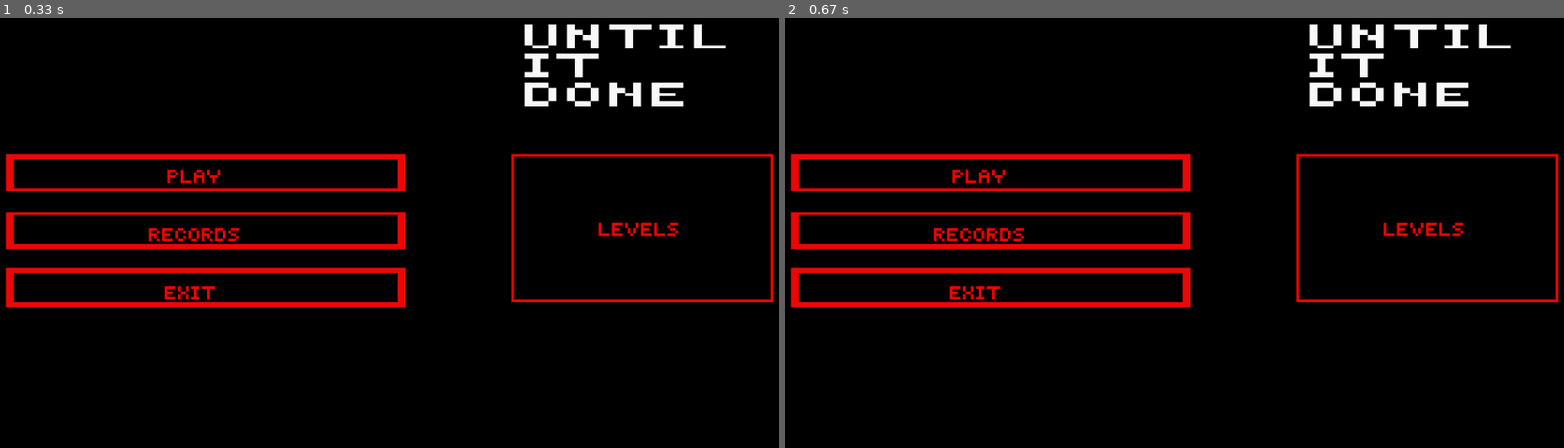
Above: before the commit, frames 1-2 (left to right).
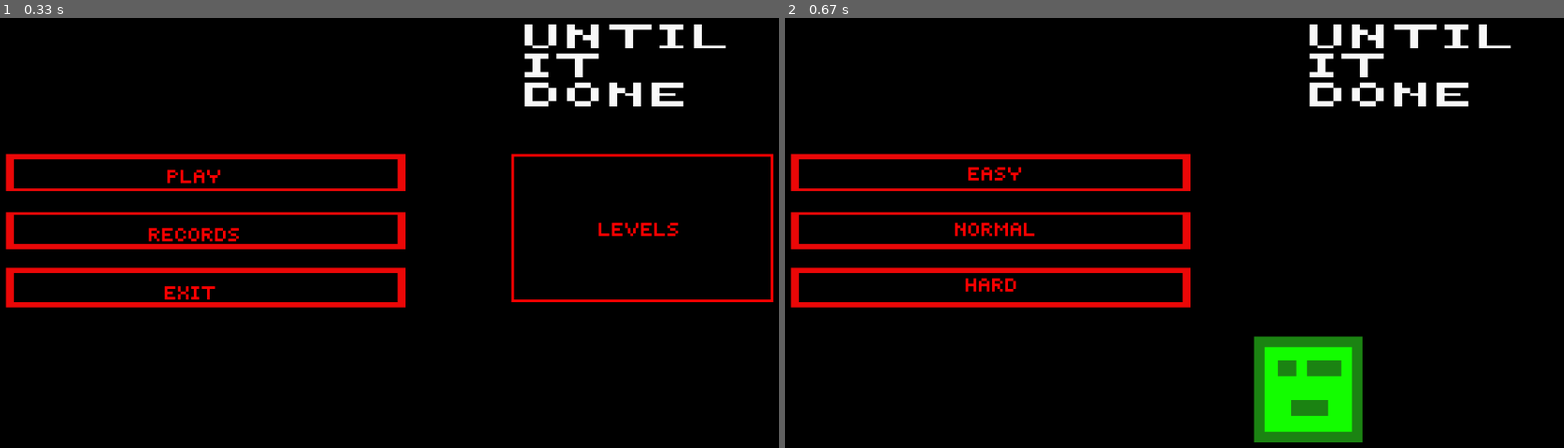
Above: after the commit, the same moments.

Repository: Fr-noname/Pygame_project_Frolov_Kolesnikov
Game: pygame game, started from main.py
Two runs of this game, one before a commit and one after it. Both use one fixed random seed, a clock stepped at 60 frames per second and the inputs below.
Inputs (mouse positions are in pixels of both pictures, inside the frame that each line leads up to):
- Up to frame 1 (0.33 s): no input
- Up to frame 2 (0.67 s): click (1158, 224) at 0.38 s

Frame 1 is identical in both runs. In frame 2, 5.1% of the frame differs, in the area x 19-100%, y 31-99%.

Commit message:
Егор, переименнуй центральную кнопку из results в settings

Diff:
--- a/data/functions.py
+++ b/data/functions.py
@@ -16,3 +16,7 @@
             colorkey = image.get_at((0, 0))
         image.set_colorkey(colorkey)
     return image
+
+
+global DifficultyNomer
+DifficultyNomer = 1
--- a/data/game.py
+++ b/data/game.py
@@ -1,6 +1,38 @@
+import pygame
+from data import functions
+from data import lobby
+
+
 def start(setings=[0]):
     print(0)
 
 
 def setings():
-    print(1)
+        pygame.init()
+        image = functions.load_image('difficulty.png')
+        size = w, h = (1920, 1080)
+        screen = pygame.display.set_mode(size)
+        clock = pygame.time.Clock()
+        running = True
+        screen.blit(image, (1, 1))
+
+        while running:
+            for event in pygame.event.get():
+                if event.type == pygame.QUIT:
+                    running = False
+                if event.type == pygame.MOUSEBUTTONDOWN:
+                    pos = event.pos
+                    if 50 <= int(pos[0]) <= 1025:
+                        if 400 <= int(pos[1]) <= 475:
+                            functions.DifficultyNomer = 1
+                            running = False
+                        elif 525 <= int(pos[1]) <= 600:
+                            functions.DifficultyNomer = 2
+                            running = False
+                        elif 650 <= int(pos[1]) <= 725:
+                            functions.DifficultyNomer = 3
+                            running = False
+            screen.blit(image, (1, 1))
+            pygame.display.flip()
+        pygame.quit()
+        lobby.lobby()
--- a/data/lobby.py
+++ b/data/lobby.py
@@ -3,7 +3,6 @@
 import threading
 import pygame
 from data import game
-
 
 
 def lobby():
Binary file added: images/difficulty.png
